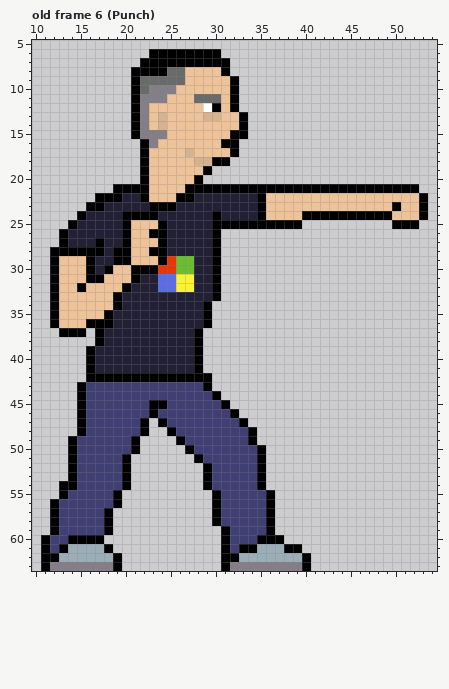
Edited in one commit: pixel-art file (aseprite/JimR.aseprite). The first picture shows the starting point.
80x64 pixels, 36 frames. Shown: old frame 6 (Punch): x 10..54, y 5..63. The commit also changed other frames, which this record leaves out.
New version:
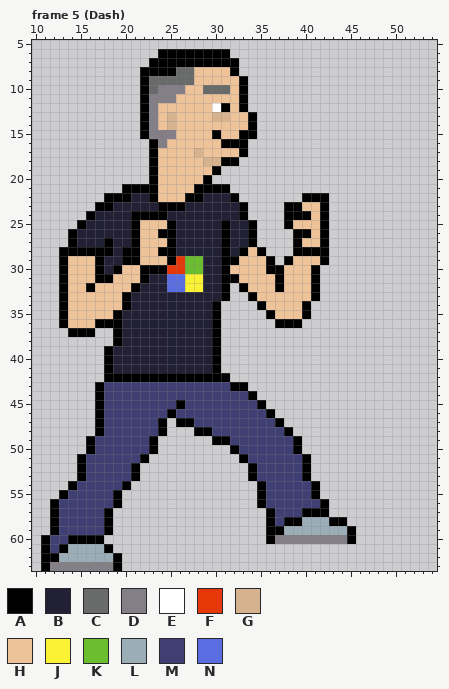
Palette (. is transparent): A #000000  B #222034  C #696a6a  D #847e87  E #ffffff  F #e63708  G #d6b28f  H #eec39a  J #fbf236  K #6abe30  L #9badb7  M #3f3f74  N #5b6ee1
A new or re-ordered frame is compared with the old frame closest to it.
The commit says: Dash animation for Rim Jies
Edits made:
frames 36 -> 47
Frame 5 (Dash) is new; against old frame 6 (Punch):
y 6: x 23 A -> .; x 31 . -> A
y 7: x 22 A -> .; x 32 . -> A
y 8: x 21 A -> .; x 25 C -> A; x 27 H -> C; x 31..32 A. -> HA
y 9: x 21..22 AC -> .A; x 27 H -> C; x 32..33 A. -> HA
y 10: x 21..23 ACD -> .AC; x 26 H -> D; x 29..33 HHHA. -> CCCHA
y 11: x 21..22 AD -> .A; x 25 H -> D; x 28..30 CCC -> HHH; x 32..33 A. -> HA
y 12: x 21..23 ADH -> .AD; x 29..33 EAHA. -> HEAHA
y 13: x 21..25 ADHGH -> .ADHG; x 29 G -> H; x 31 H -> G; x 33..34 A. -> HA
y 14: x 21..25 ADHGH -> .ADHG; x 33..34 A. -> HA
y 15: x 21..22 AD -> .A; x 25 H -> D; x 30 H -> A; x 32 A -> H; x 34 . -> A
y 16: x 22..24 ADH -> .AD; x 33 . -> A
y 17: x 22..23 AH -> .A; x 27..28 GH -> HG; x 32..33 A. -> HA
y 18: x 22..23 AH -> .A; x 28 G -> H; x 30 A -> G; x 32 . -> A
y 19: x 22..23 AH -> .A; x 29..30 A. -> HA
y 20: x 22..23 AH -> .A; x 28..29 A. -> HA
y 21: x 19 A -> .; x 23 H -> A; x 27 A -> H; x 32..52 AAAAAAAAAAAAAAAAAAAAA -> .....................
y 22: x 17 A -> .; x 20 B -> A; x 22..23 AH -> BA; x 26 A -> H; x 28 B -> A; x 32..53 BBBAHHHHHHHHHHHHHHHHHA -> A.......AAA...........
y 23: x 16 A -> .; x 18 B -> A; x 23 A -> B; x 26 B -> A; x 33..39 BBAHHHH -> A....AA; x 42..53 HHHHHHHHAHHA -> A...........
y 24: x 15..16 AB -> .A; x 20 A -> B; x 24 B -> A; x 30 A -> B; x 33..39 BBAHHHH -> A....AA; x 41 A -> H; x 43..53 AAAAAAAHHHA -> ...........
y 25: x 14..15 AB -> .A; x 20..21 AH -> BA; x 24..25 AB -> HA; x 30 A -> B; x 32..33 AA -> BB; x 35..37 AAA -> ...; x 39..42 A... -> HHHA; x 50..52 AAA -> ...
y 26: x 13..14 AB -> .A; x 20..21 AH -> BA; x 23 A -> H; x 25 B -> A; x 30..34 A.... -> BABBA; x 39..42 .... -> AAHA
y 27: x 13..14 AB -> .A; x 17..18 AB -> BA; x 20..21 AH -> BA; x 24..25 AB -> HA; x 30..34 A.... -> BABBA; x 39..42 .... -> AHHA
y 28: x 12 A -> .; x 18..19 BA -> AB; x 21 H -> A; x 23 A -> H; x 25 B -> A; x 30..35 A..... -> BABAHA; x 39..42 .... -> AAAA
y 29: x 12..13 AH -> .A; x 16..17 AB -> HA; x 19 A -> B; x 21 H -> A; x 24..26 AFK -> HAF; x 28 B -> K; x 30..36 A...... -> BAAHHHA; x 38..42 ..... -> AHHHA
y 30: x 12..13 AH -> .A; x 16..19 ABAH -> HABA; x 21 A -> H; x 24 F -> A; x 26 K -> F; x 28 B -> K; x 30..41 A........... -> BAHHHHAAHHHA
y 31: x 12..13 AH -> .A; x 16 A -> H; x 18 H -> A; x 21..22 AB -> HA; x 24 N -> B; x 26 J -> N; x 28 B -> J; x 30..41 A........... -> BAAHHHHAHHHA
y 32: x 12..13 AH -> .A; x 15..16 AH -> HA; x 20..21 AB -> HA; x 24 N -> B; x 26 J -> N; x 28 B -> J; x 30..31 A. -> BA; x 33..41 ......... -> AHHHAHHHA
y 33: x 12..13 AH -> .A; x 19..20 AB -> HA; x 30..31 A. -> BA; x 34..41 ........ -> AHHHHHHA
y 34: x 12..13 AH -> .A; x 19..20 AB -> HA; x 29..30 A. -> BA; x 35..40 ...... -> AHHHHA
y 35: x 12..13 AH -> .A; x 18..19 AB -> HA; x 29..30 A. -> BA; x 36..40 ..... -> AHHHA
y 36: x 12..13 AH -> .A; x 16 A -> H; x 19 B -> A; x 29..30 A. -> BA; x 37..39 ... -> AAA
y 37: x 13 A -> .; x 16..19 .ABB -> A..A; x 28..30 A.. -> BBA
y 38: x 17..19 ABB -> ..A; x 28..30 A.. -> BBA
y 39..41: x 16..18 ABB -> ..A; x 28..30 A.. -> BBA
y 42: x 16..17 AA -> ..; x 30..31 .. -> AA
y 43: x 15..17 AMM -> ..A; x 29..33 A.... -> MMMAA
y 44: x 15..17 AMM -> ..A; x 30..34 A.... -> MMMMA
y 45: x 15..17 AMM -> ..A; x 23..24 AA -> MM; x 26 M -> A; x 31..35 A.... -> MMMMA
y 46: x 15..17 AMM -> ..A; x 23 A -> M; x 25 M -> A; x 32..36 A.... -> MMMMA
y 47: x 15..17 AMM -> ..A; x 22..23 A. -> MM; x 25..27 MMM -> .AA; x 33..37 A.... -> MMMMA
y 48: x 15..17 AMM -> ..A; x 22..29 A..AMMMM -> MMA...AA; x 34..38 A.... -> MMMMA
y 49: x 14..16 AMM -> ..A; x 21..23 A.. -> MMA; x 26..31 AMMMMM -> ....AA; x 34..39 A..... -> MMMMMA
y 50: x 14..16 AMM -> ..A; x 21..23 A.. -> MMA; x 27..32 AMMMMM -> .....A; x 35..39 A.... -> MMMMA
y 51: x 14..15 AM -> .A; x 20..22 A.. -> MMA; x 28..33 AMMMMM -> .....A; x 35..40 A..... -> MMMMMA
y 52..53: x 14..15 AM -> .A; x 20..21 A. -> MA; x 29..40 AMMMMMA..... -> .....AMMMMMA
y 54: x 13 A -> .; x 29..34 AMMMMM -> ......; x 36..41 ...... -> MMMMMA
y 55: x 30..41 AMMMMMA..... -> .....AMMMMMA
y 56: x 30..42 AMMMMMA...... -> .....AMMMMMMA
y 57: x 30..35 AMMMMM -> ......; x 37..42 ...... -> MMMAAA
y 58: x 30..35 AMMMMM -> ......; x 37..44 ........ -> MAALLLAA
y 59: x 31..35 AMMMM -> .....; x 37..45 ......... -> ALLLLLLLA
y 60: x 31..35 AMMMA -> .....; x 37..45 A........ -> DDDDDDDDA
y 61: x 31..39 AMAALLLAA -> .........
y 62: x 31..40 AALLLLLLLA -> ..........
y 63: x 31..40 ADDDDDDDDA -> ..........
Boxes around the changes in both pictures, in picture pixels (x1, y1, x2, y2):
changed: (50, 49, 428, 571)
